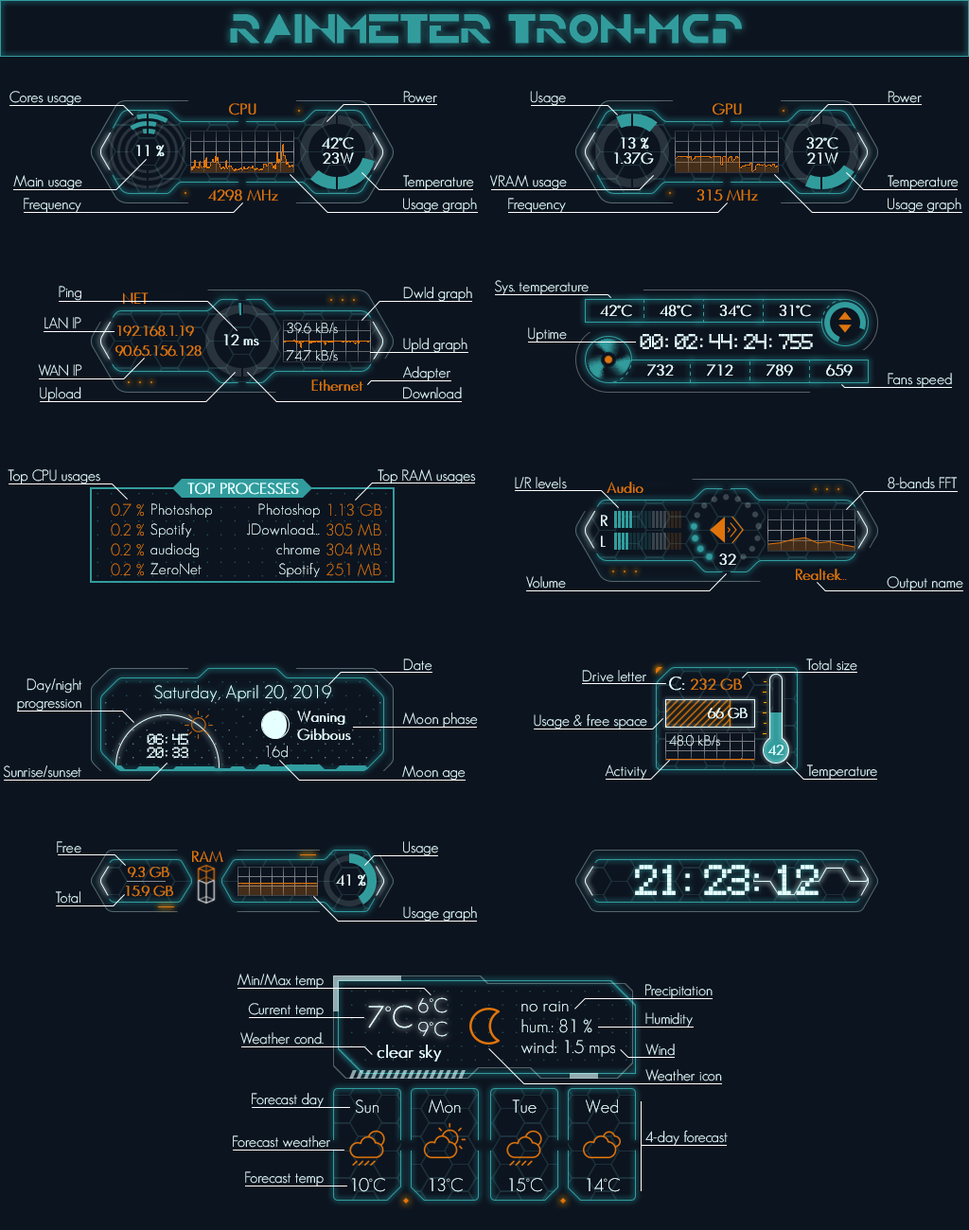
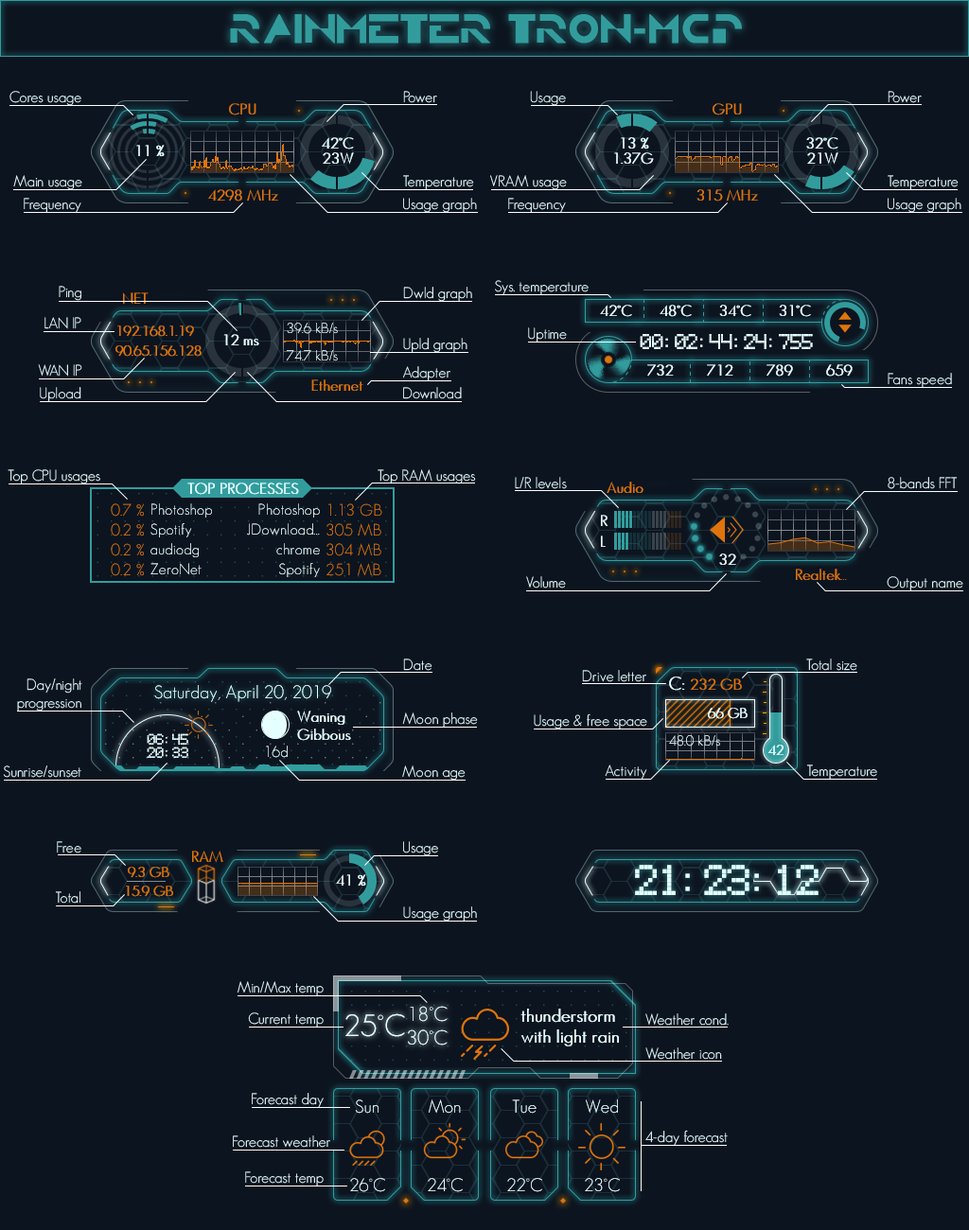
Layered file, before and after one edit (969 x 1230). Changes by layer:
painted on "help-weather" over left=237, top=973, right=729, bottom=1200
